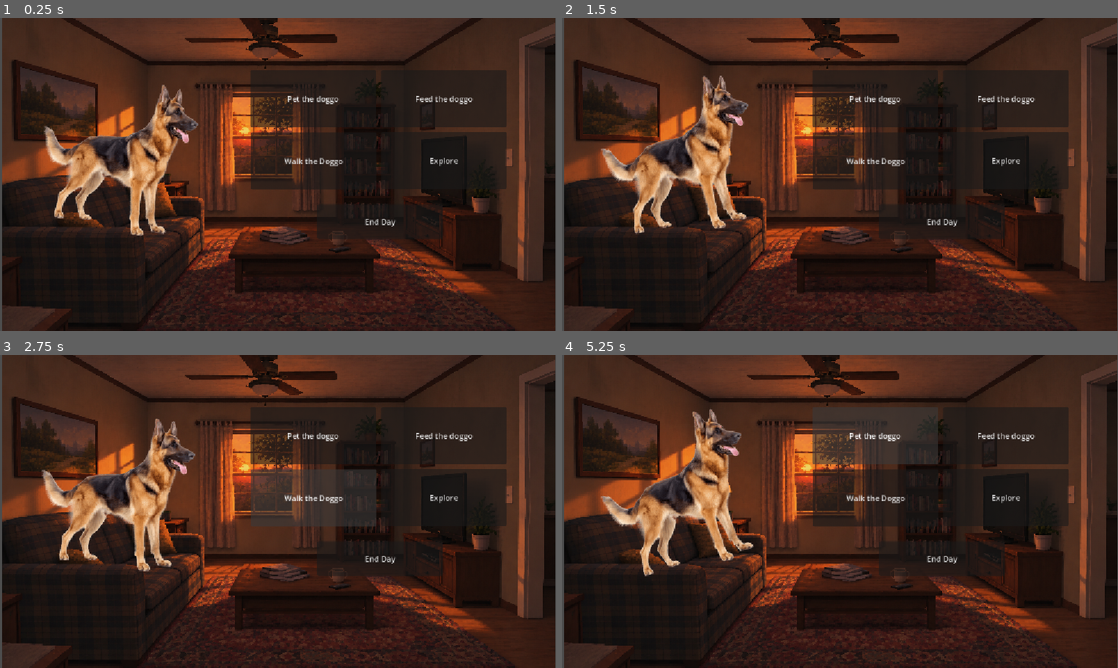
Above: before the commit, frames 1-4 (two rows, left to right).
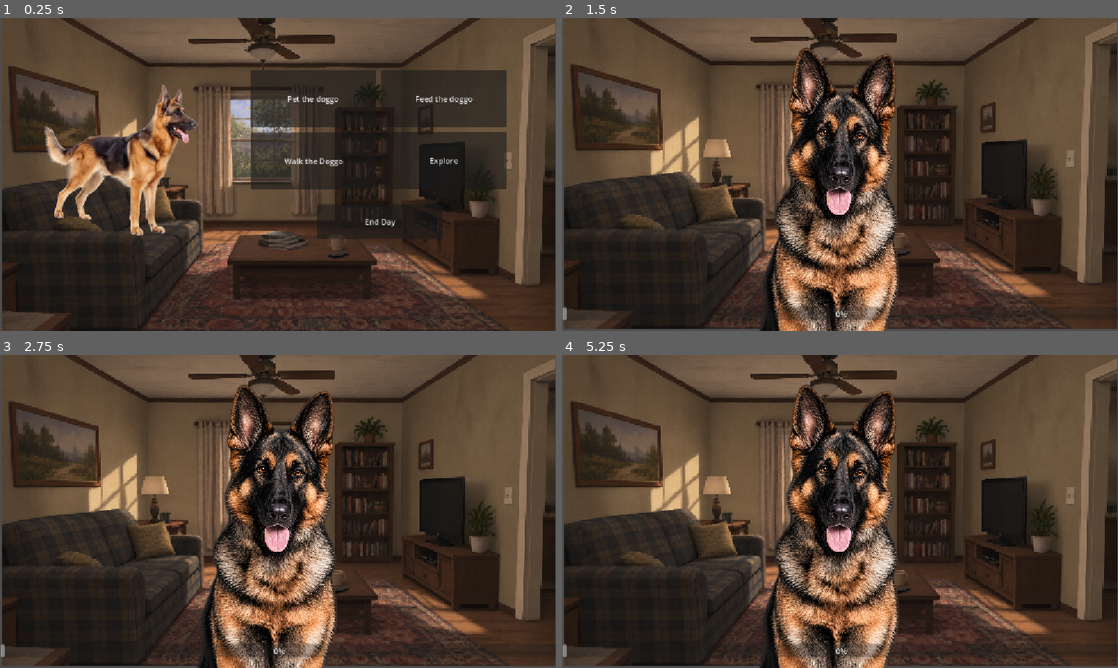
Above: after the commit, the same moments.

Repository: dapper-duck0/DogGameNGL
Game: Godot game, scene res://Scenes/Menu.tscn
Same seed, same stepped clock (60 frames per second), same inputs: the game is played once before the commit and once after it. Before the commit the project starts from res://Scenes/StageTwo/Menu2.tscn.
Inputs (mouse positions are in pixels of both pictures, inside the frame that each line leads up to):
- Up to frame 1 (0.25 s): no input
- Up to frame 2 (1.5 s): click "Pet the doggo" at 0.5 s; click (828, 130) at 1.27 s
- Up to frame 3 (2.75 s): click (311, 498) at 2 s, where only the run before the commit has a clickable "Walk the Doggo"
- Up to frame 4 (5.25 s): click (1006, 436) at 2.75 s, where only the run before the commit has a clickable "Feed the doggo"; click (940, 558) at 3.5 s, where only the run before the commit has a clickable "End Day"; click (1006, 498) at 4.25 s, where only the run before the commit has a clickable "Explore"; click (873, 436) at 5 s, where only the run before the commit has a clickable "Pet the doggo"

The runs differ from the first frame. In frame 1, 44% of the frame differs, in the area x 0-100%, y 0-100%; in frame 2, 61%; in frame 3, 61%; in frame 4, 62%.

Commit message:
l

Diff:
--- a/newGameProject/Scenes/StageTwo/FeedTheStorm2.tscn
+++ b/newGameProject/Scenes/StageTwo/FeedTheStorm2.tscn
@@ -31,7 +31,7 @@
 scale = Vector2(0.3503628, 0.29907408)
 texture = ExtResource("2_276rp")
 script = ExtResource("3_n7w03")
-roomNumber = 1
+roomNumber = 2
 
 [node name="Area2D" type="Area2D" parent="EmptyDogBowlTransparent" unique_id=316978217 node_paths=PackedStringArray("food", "bowl", "buttons")]
 script = ExtResource("4_12svh")
--- a/newGameProject/project.godot
+++ b/newGameProject/project.godot
@@ -11,7 +11,7 @@
 [application]
 
 config/name="PuppyGame"
-run/main_scene="uid://bq3huk364skd3"
+run/main_scene="uid://f2liq4b57d00"
 config/features=PackedStringArray("4.7", "Forward Plus")
 config/icon="res://icon.svg"
 
Not shown, added: newGameProject/Assets/Cozy Vintage Pixel House Plan.png.import
